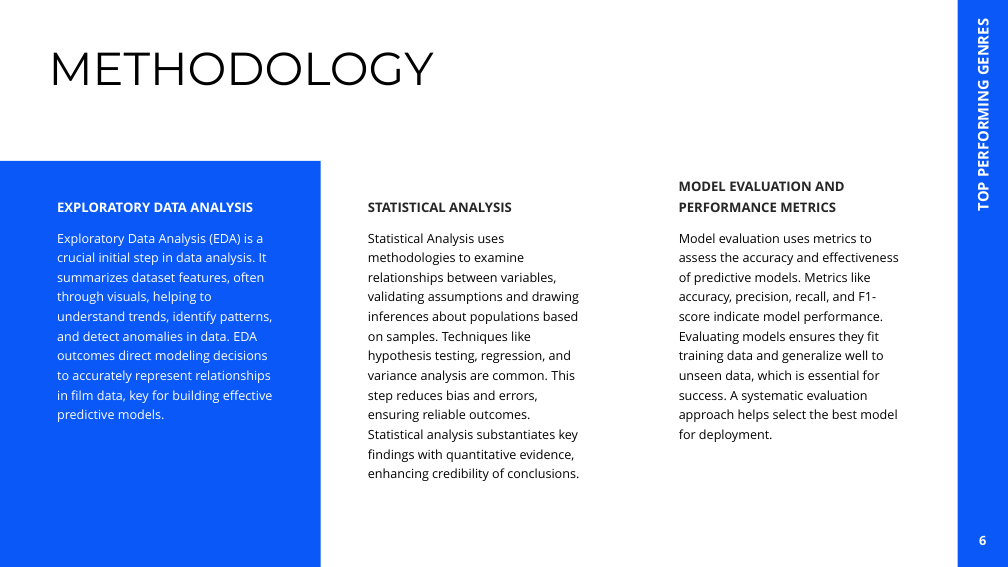
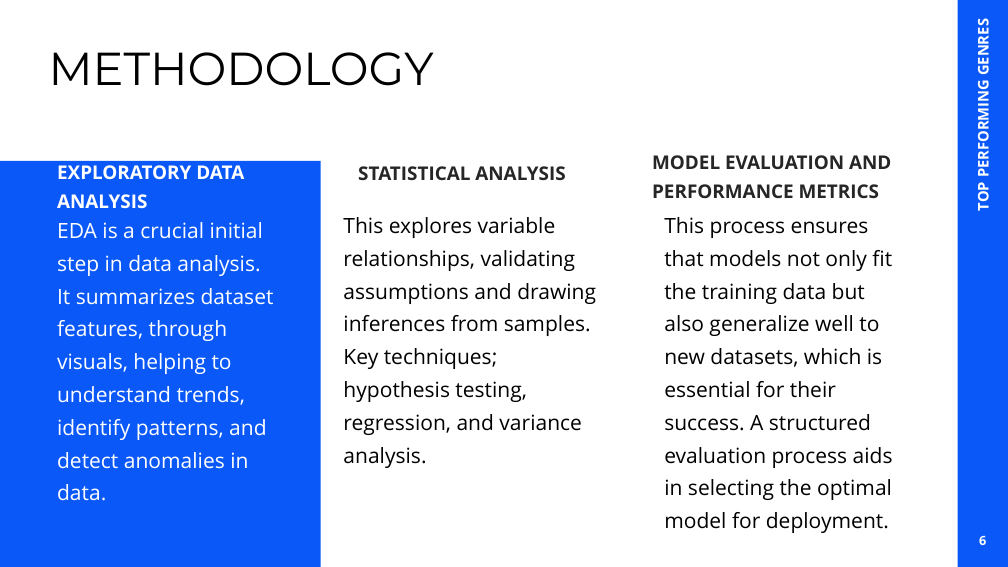
Before and after one commit to mikabenson/PHASE2_PROJECT-inferential-statistics-, a slide deck: slide 6 of Phase 2 Project_Group 5.pptx. Drawn at 1008x567 pixels with LibreOffice and Linux fonts; fonts in the diff are those of the drawing. Boxes give left, top, right and bottom in pixels: in the first picture for what was removed or moved away, otherwise in the second. Text is boxed around its words. In the diff, an @@ line names an element or a change of style, - is before the commit and + after.

```diff
--- a/Phase 2 Project_Group 5.pptx
+++ b/Phase 2 Project_Group 5.pptx
@@ size 12.5 to 18 pt in 3 elements at (57,165,244,208), (358,166,565,180), (652,155,891,198) @@
@@ text "MODEL EVALUATION AND PERFORMANCE METRICS": place and size @@
-text "MODEL EVALUATION AND PERFORMANCE METRICS" at (679,181,844,212)
+text "MODEL EVALUATION AND PERFORMANCE METRICS" at (652,155,891,198)
@@ text "EXPLORATORY DATA ANALYSIS": place and size @@
-text "EXPLORATORY DATA ANALYSIS" at (57,202,253,212)
+text "EXPLORATORY DATA ANALYSIS" at (57,165,244,208)
@@ text "STATISTICAL ANALYSIS": place and size @@
-text "STATISTICAL ANALYSIS" at (368,202,512,212)
+text "STATISTICAL ANALYSIS" at (358,166,565,180)
@@ text at (57,222,274,501): text changed; size 12 to 20 pt @@
-Exploratory Data Analysis (EDA) is a crucial initial step in data analysis. It summarizes dataset features, often through visuals, helping to understand trends, identify patterns, and detect anomalies in data. EDA outcomes direct modeling decisions to accurately represent relationships in film data, key for building effective predictive models.
+EDA is a crucial initial step in data analysis. It summarizes dataset features, through visuals, helping to understand trends, identify patterns, and detect anomalies in data.
@@ text at (343,217,596,468): text changed; size 12 to 20 pt @@
-Statistical Analysis uses methodologies to examine relationships between variables, validating assumptions and drawing inferences about populations based on samples. Techniques like hypothesis testing, regression, and variance analysis are common. This step reduces bias and errors, ensuring reliable outcomes. Statistical analysis substantiates key findings with quantitative evidence, enhancing credibility of conclusions.
+This explores variable relationships, validating assumptions and drawing inferences from samples. Key techniques; hypothesis testing, regression, and variance analysis.
@@ text at (664,217,893,533): text changed; size 12 to 20 pt @@
-Model evaluation uses metrics to assess the accuracy and effectiveness of predictive models. Metrics like accuracy, precision, recall, and F1-score indicate model performance. Evaluating models ensures they fit training data and generalize well to unseen data, which is essential for success. A systematic evaluation approach helps select the best model for deployment.
+This process ensures that models not only fit the training data but also generalize well to new datasets, which is essential for their success. A structured evaluation process aids in selecting the optimal model for deployment.
```
Also in this commit, not shown: 13 other slides changed, 3 slides added, 1 slide removed, 2 other files.
